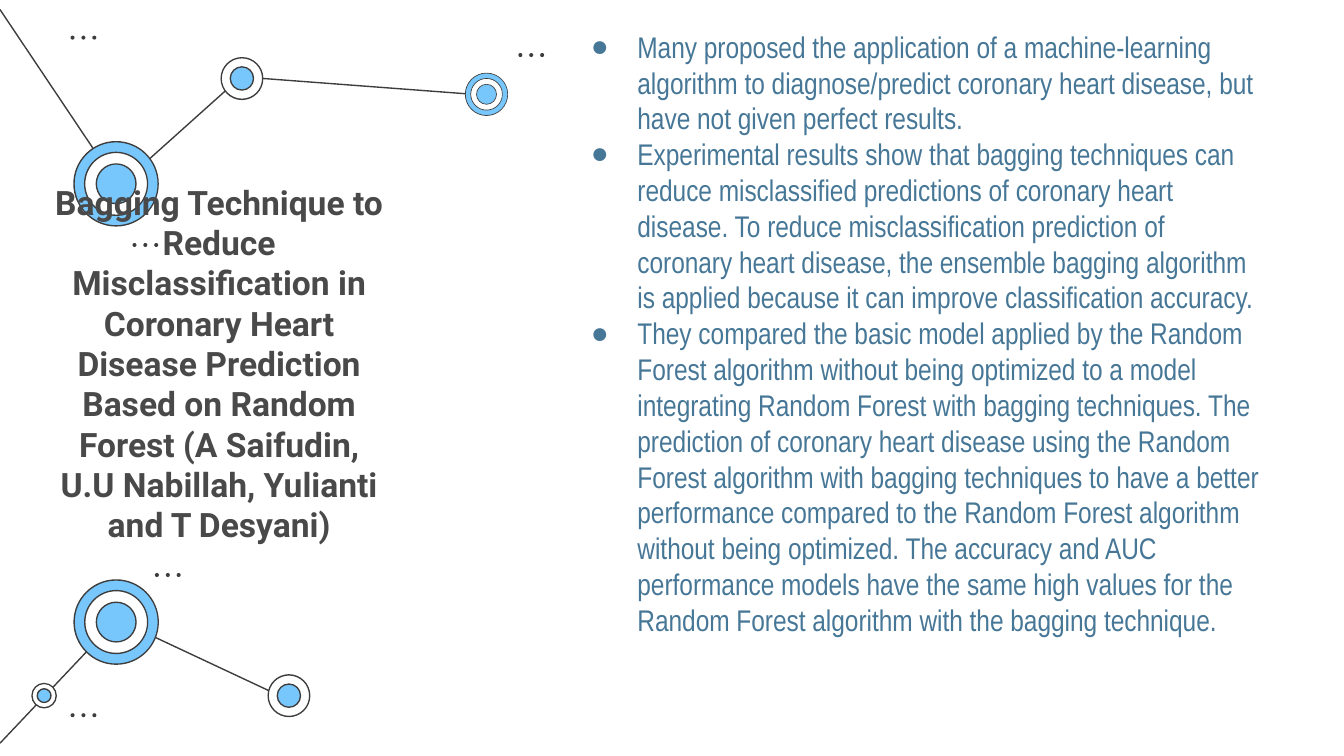
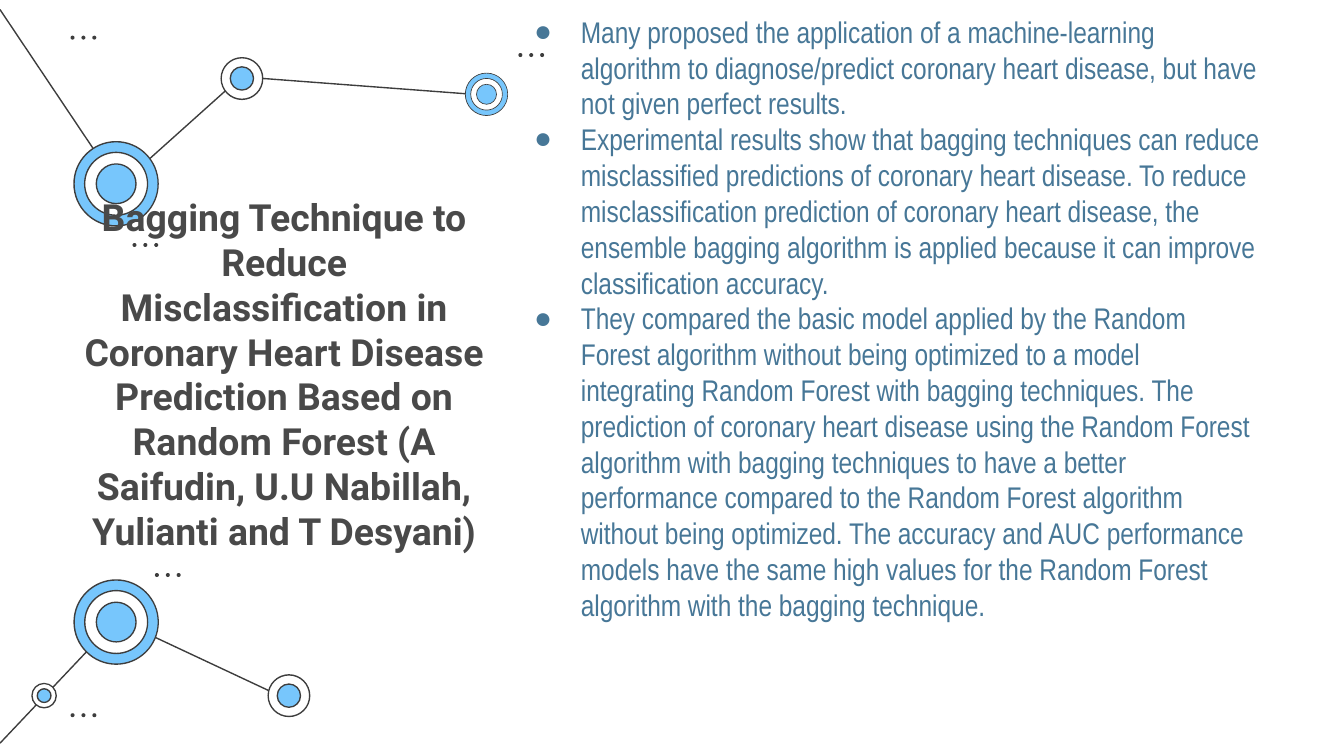
Before and after one commit to NAyeshaKhan/Heart-Disease-Prediction, a slide deck: slide 7 of Heart Disease Prediction System.pptx. Drawn at 1344x756 pixels with LibreOffice and Linux fonts; fonts in the diff are those of the drawing. Boxes give left, top, right and bottom in pixels: in the first picture for what was removed or moved away, otherwise in the second. Text is boxed around its words. In the diff, an @@ line names an element or a change of style, - is before the commit and + after.

```diff
--- a/Heart Disease Prediction System.pptx
+++ b/Heart Disease Prediction System.pptx
@@ text "Many proposed the application of ..." rewrapped from (x1=637, y1=36, x2=1258, y2=637) to (x1=581, y1=21, x2=1260, y2=622) @@
@@ title "Bagging Technique to Reduce Misclassification ..." moved from (x1=55, y1=184, x2=383, y2=545) to (x1=85, y1=197, x2=483, y2=553) @@
@@ title "Bagging Technique to Reduce Misclassification ..." at (x1=85, y1=197, x2=483, y2=553): size 18 to 20 pt @@
```
Also in this commit, not shown: 6 other slides changed, 5 slides added, 2 slides removed.
